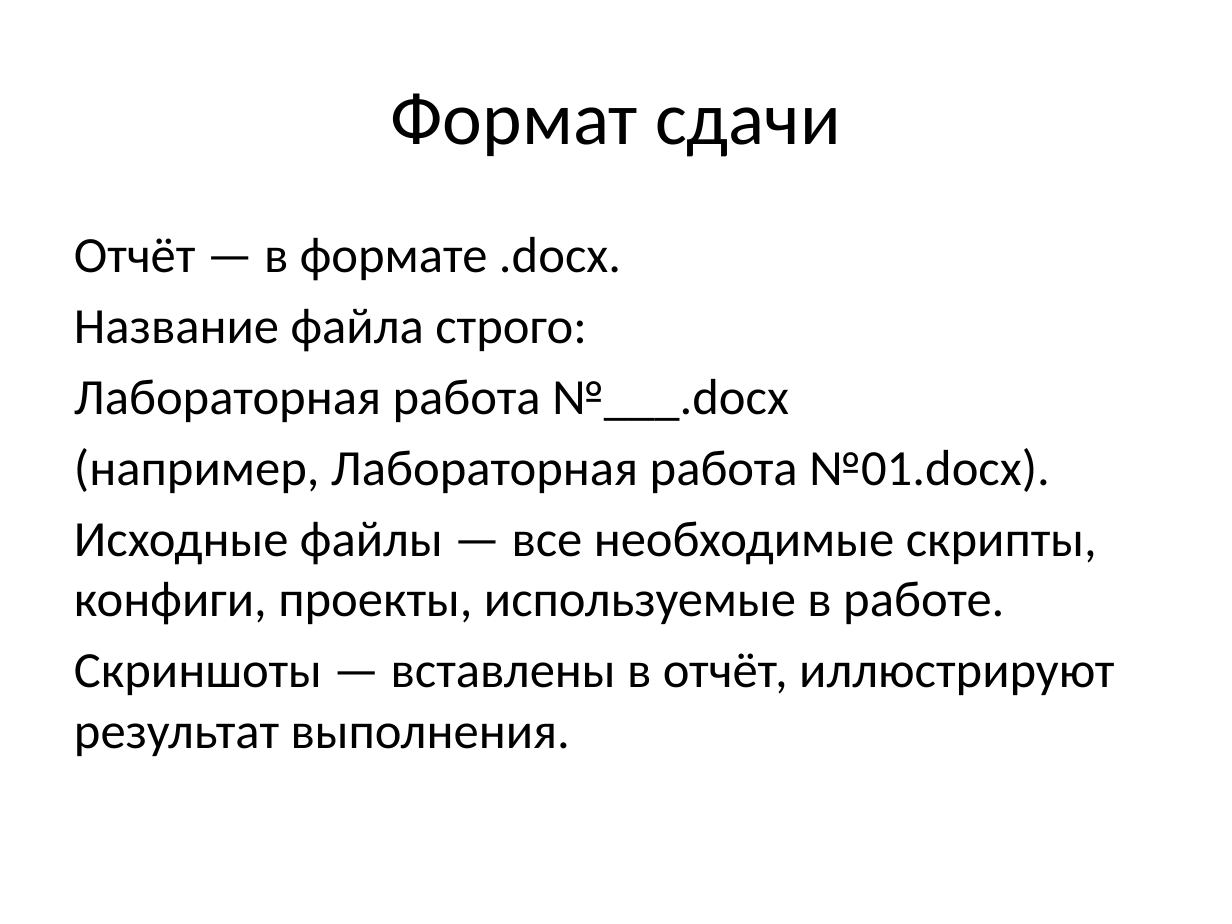
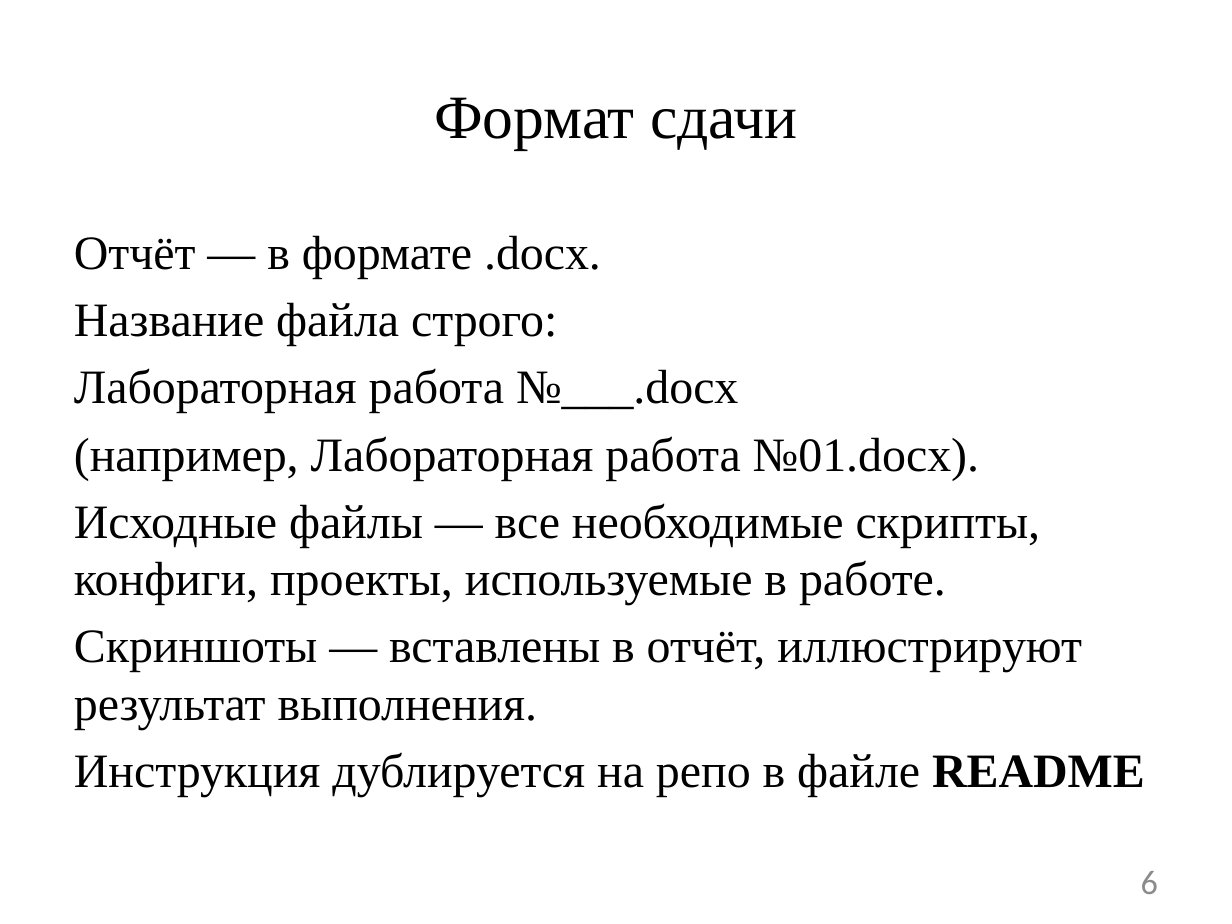
Before and after one commit to DaniilTropin11/IT-Support-Labs, a slide deck: slide 6 of lectures/Первая_лекция_GitHub_Classroom.pptx (slide 7 before the commit). Drawn at 1232x924 pixels with LibreOffice and Linux fonts; fonts in the diff are those of the drawing. Boxes give left, top, right and bottom in pixels: in the first picture for what was removed or moved away, otherwise in the second. Text is boxed around its words. In the diff, an @@ line names an element or a change of style, - is before the commit and + after.

Commit message:
Лабораторная работа №0
*Основы Git и командной работы

```diff
--- a/lectures/Первая_лекция_GitHub_Classroom.pptx
+++ b/lectures/Первая_лекция_GitHub_Classroom.pptx
@@ title "Формат сдачи" at box(434, 97, 797, 150): size 44 to 36 pt, font Calibri to Times New Roman @@
@@ text at box(74, 235, 1082, 730): size 29.6 to 28 pt, font Calibri to Times New Roman in "Отчёт — в формате .docx.", "Название файла строго:", "Лабораторная работа №___.docx", "(например, Лабораторная работа №01.docx)." and 2 more places @@
@@ text at box(74, 752, 1145, 797): paragraph added @@
+Инструкция дублируется на репо в файле README
@@ page number added at box(1141, 871, 1158, 894), 20 pt, text #8C8C8C @@
+6
```
Also in this commit, not shown: 6 other slides changed, 5 slides added, 4 slides removed.
